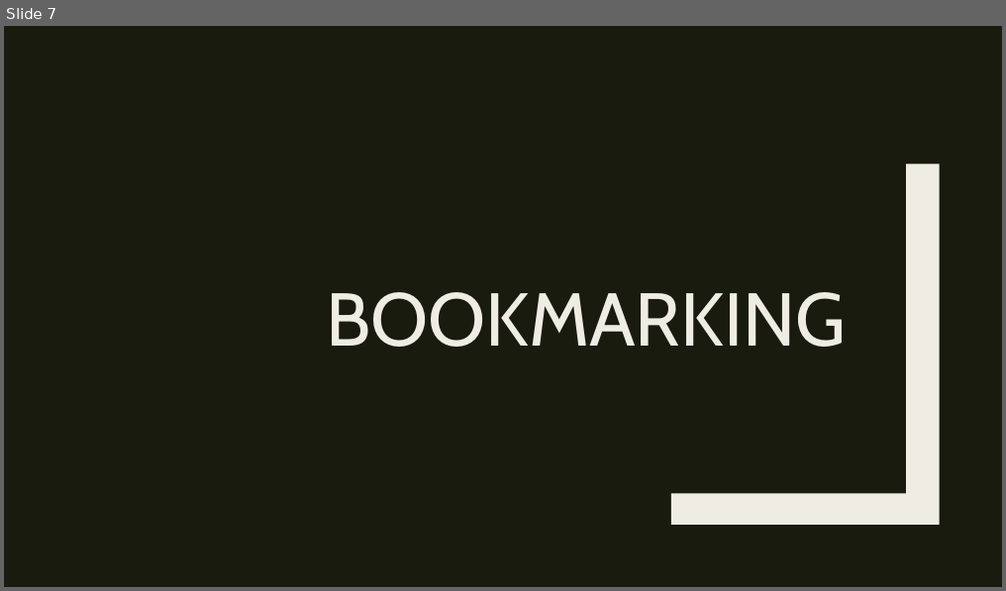
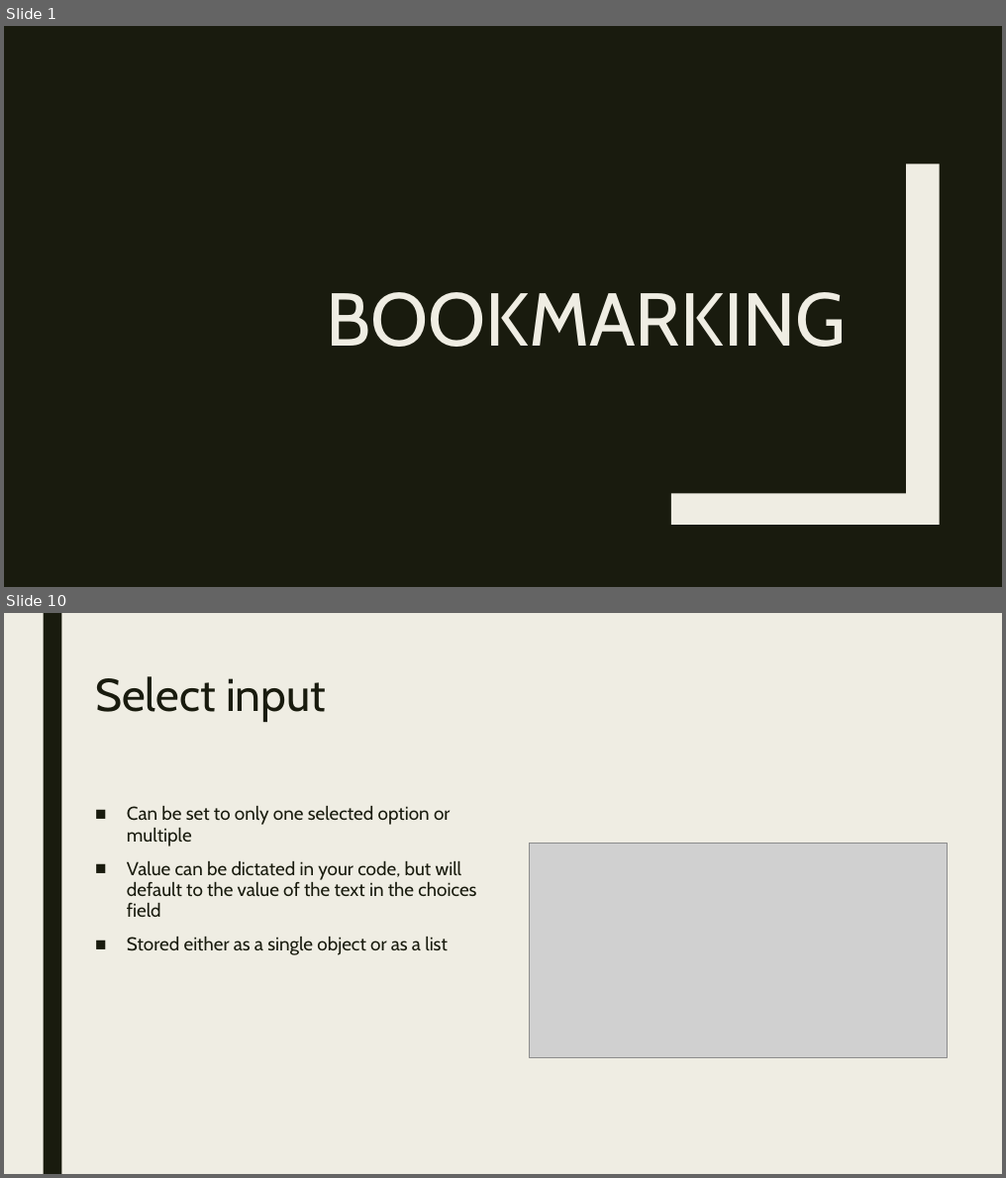
Before and after one commit to RforOperations2018/Class_4, a slide deck: Class_4.pptx. Shown one above the other, each under a label of ours: slide 7 before the commit, slides 1 and 10 after it; the slides between them are not shown. The pictures are 1006x591 and 1006x1178 pixels, drawn with LibreOffice and Linux fonts; fonts in the diff are those of the drawing; grey boxes stand for pictures. Boxes give left, top, right and bottom in pixels: in the first picture for what was removed or moved away, otherwise in the second. Text is boxed around its words. In the diff, an @@ line names an element or a change of style, - is before the commit and + after.

```diff
--- a/Class_4.pptx
+++ b/Class_4.pptx
@@ slide 10 added at (4,613,1002,1174), background #EFEDE3 @@
@@ rectangle added at (43,613,61,1174), fill #191B0E @@
@@ title added at (95,676,326,722), 44 pt, text #191B0E @@
+Select input
@@ text added at (127,806,476,956), 18 pt, text #191B0E @@
+■ Can be set to only one selected option or multiple
+■ Value can be dictated in your code, but will default to the value of the text in the choices field
+■ Stored either as a single object or as a list
@@ picture added at (529,843,946,1059) @@
@@ what was slide 7 is now slide 1 @@
```
Also in this commit, not shown: 16 other slides added, 6 slides removed, 1 other file.
